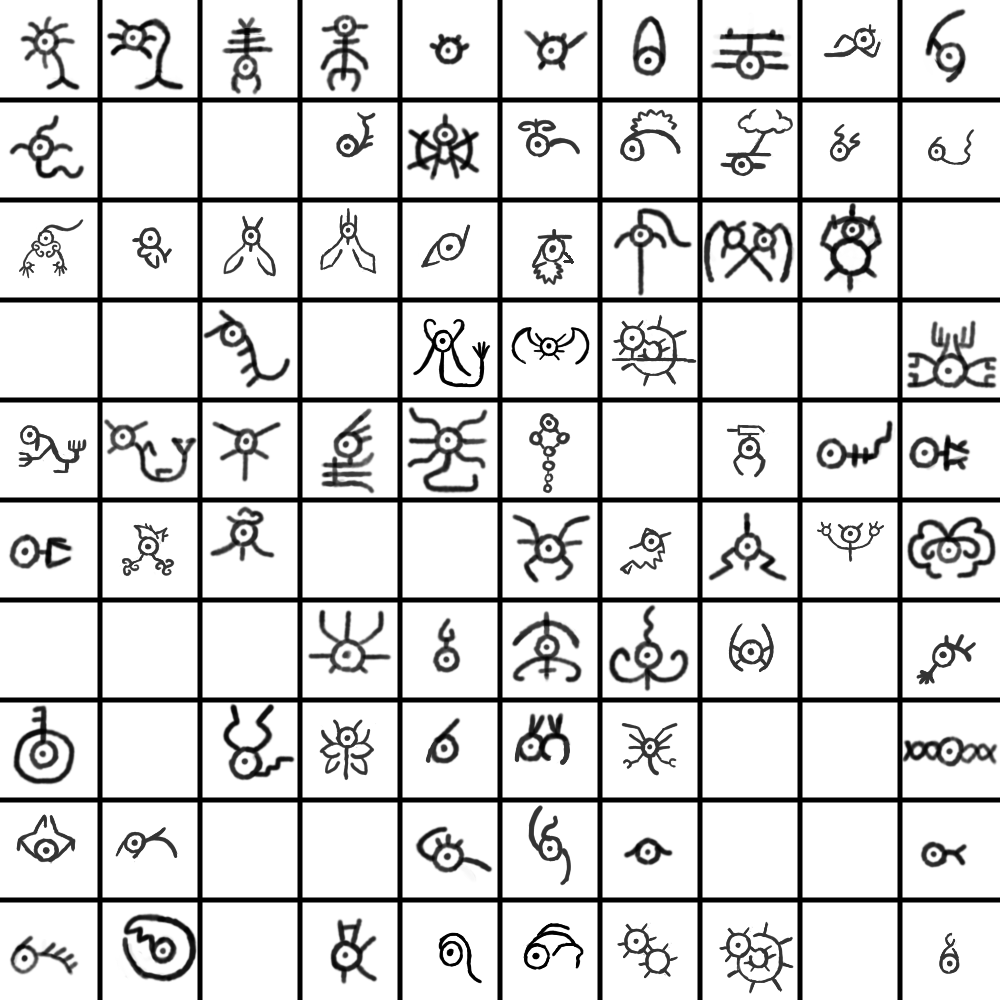
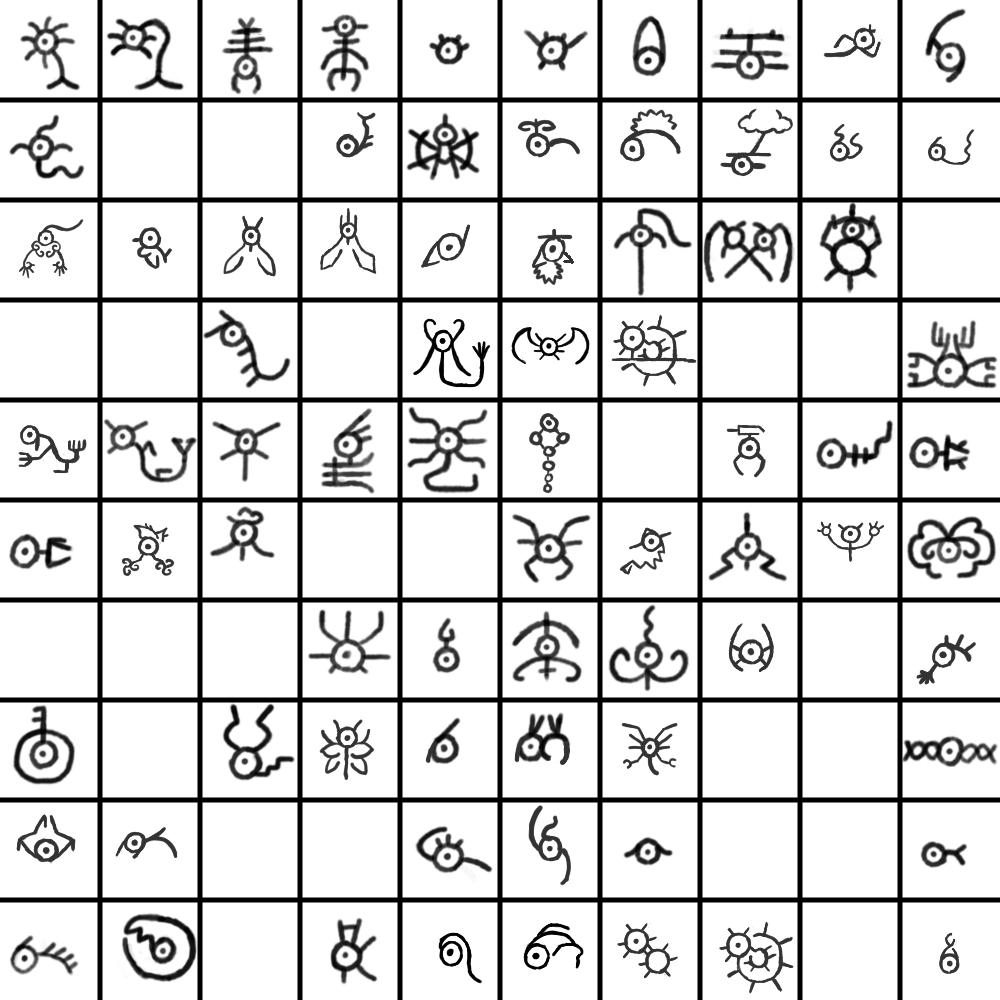
The second 1000 x 1000 image is a revision of the first. Changes to its layers:
painted on "Paint Layer 1" over [847, 131, 863, 159]
